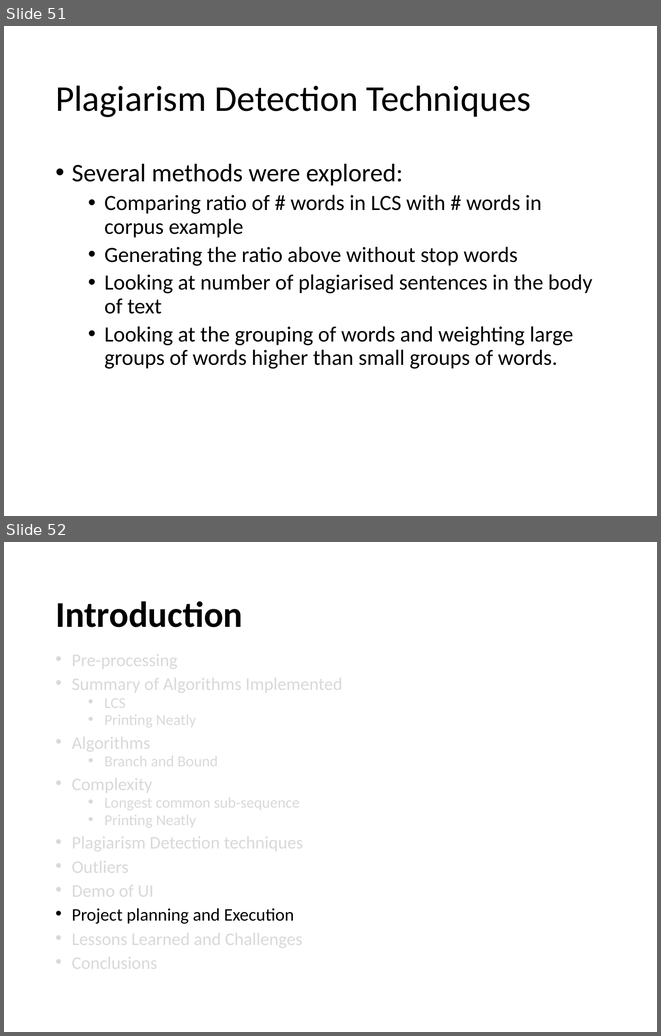
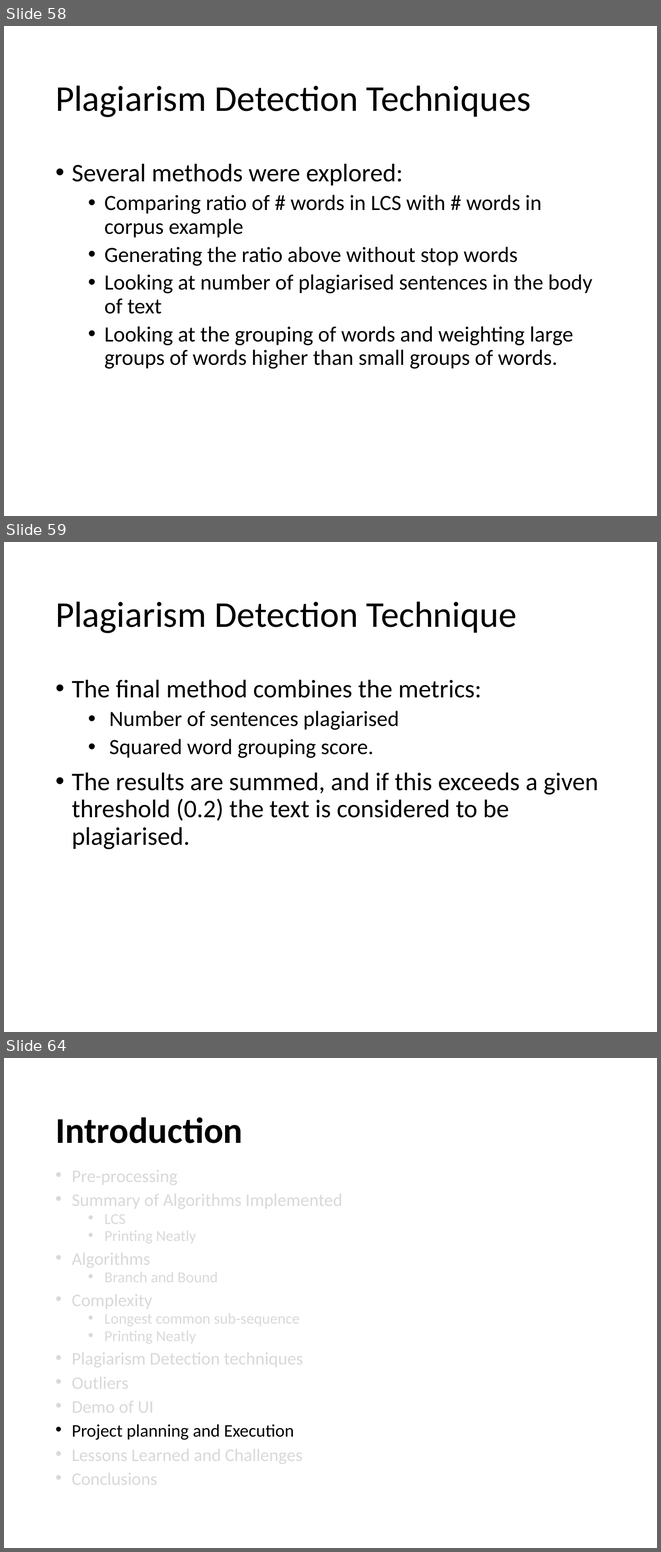
Before and after one commit to edbeeching/AA_LCS_Project, a slide deck: Presentation_v1.pptx. Shown one above the other, each under a label of ours: slides 51 and 52 before the commit, slides 58, 59 and 64 after it; the slides between them are not shown. The pictures are 661x1036 and 661x1552 pixels, drawn with LibreOffice and Linux fonts; fonts in the diff are those of the drawing. Boxes give left, top, right and bottom in pixels: in the first picture for what was removed or moved away, otherwise in the second. Text is boxed around its words. In the diff, an @@ line names an element or a change of style, - is before the commit and + after.

```diff
--- a/Presentation_v1.pptx
+++ b/Presentation_v1.pptx
@@ slide 59 added at (4, 542, 657, 1032), background #FFFFFF @@
@@ title added at (55, 601, 517, 633), 40 pt, text #000000 @@
+Plagiarism Detection Technique
@@ text added at (72, 679, 599, 849), 28 pt, text #000000 @@
+• The final method combines the metrics:
+  • Number of sentences plagiarised
+  • Squared word grouping score.
+• The results are summed, and if this exceeds a given threshold (0.2) the text is considered to be plagiarised.
@@ what was slide 51 is now slide 58 @@
@@ what was slide 52 is now slide 64 @@
```
Also in this commit, not shown: 10 slides changed, 13 other slides added, 2 slides removed, 59 other files.
